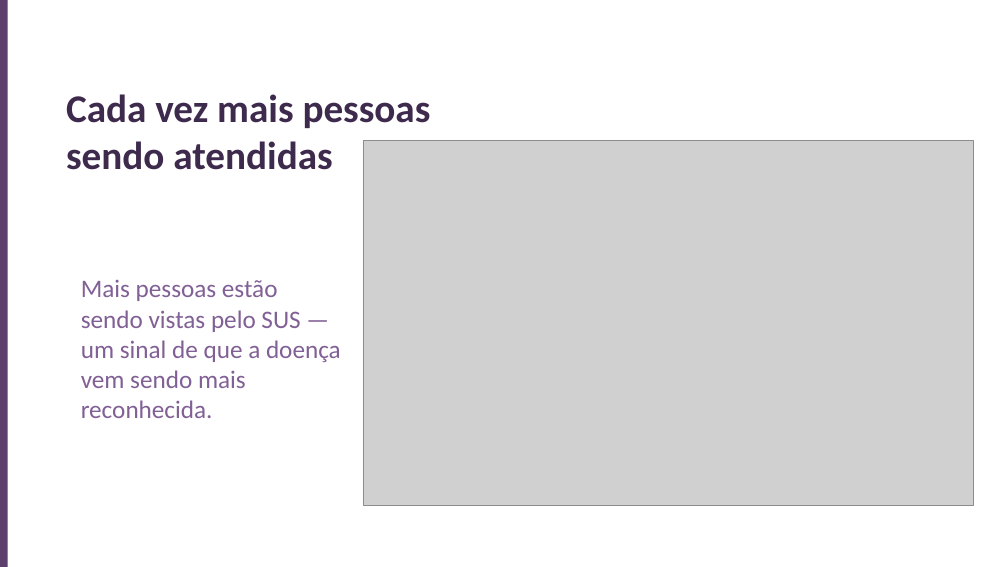
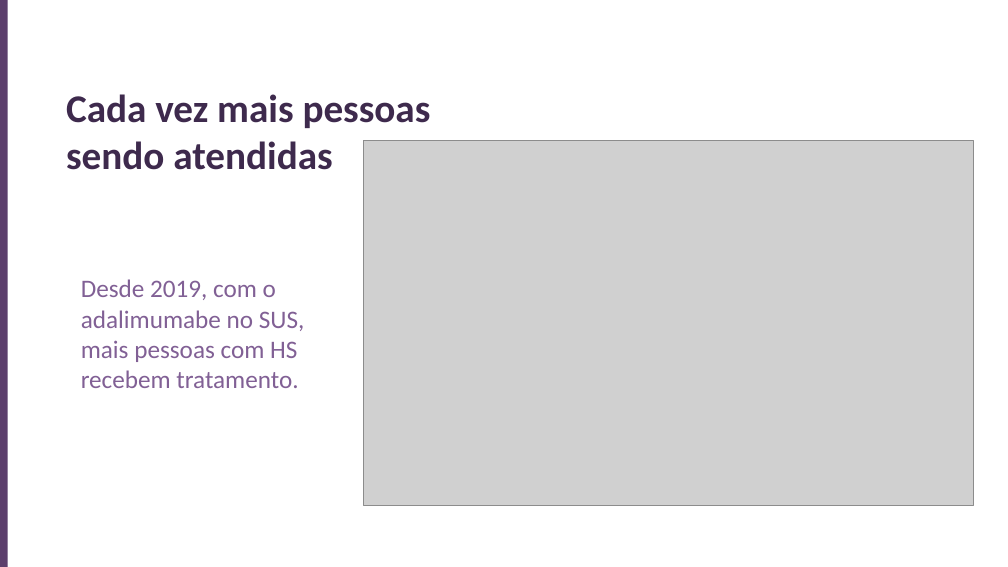
Before and after one commit to ronaldmoura1989/datasus_HS, a slide deck: slide 10 of apresentacao_HS_15min.pptx. Drawn at 1008x567 pixels with LibreOffice and Linux fonts; fonts in the diff are those of the drawing; grey boxes stand for pictures. Boxes give left, top, right and bottom in pixels: in the first picture for what was removed or moved away, otherwise in the second. Text is boxed around its words. In the diff, an @@ line names an element or a change of style, - is before the commit and + after.

```diff
--- a/apresentacao_HS_15min.pptx
+++ b/apresentacao_HS_15min.pptx
@@ text at [81,279,305,388]: text changed @@
-Mais pessoas estão sendo vistas pelo SUS — um sinal de que a doença vem sendo mais reconhecida.
+Desde 2019, com o adalimumabe no SUS, mais pessoas com HS recebem tratamento.
```
Also in this commit, not shown: 2 other slides changed, 13 other files.
